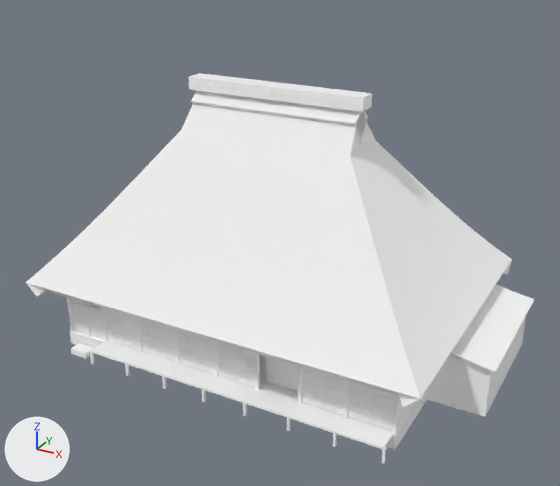
Before and after pictures for a commit that changed the glTF model public/assets/models/architecture/minka-kayabuki_2.glb.
Camera for both pictures: a 50 mm lens placed at (14.3, -25.7, 17.3), pointed at (0.5, -0.7, 4.7). Every picture has the same lights, and +X, +Y and +Z are marked at lower left. The older version comes first. Where no turn or scale is listed for an object, it has been applied to the vertices. Vertices at exactly the same position are counted once.

Objects in the first picture: 'minka-kayabuki_2'.
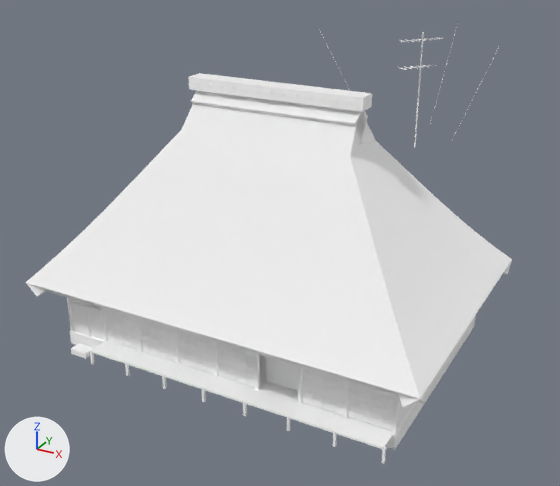
Where the newer file only moved an object's origin or applied its transform, the numbers keep the older frame.

What differs and where, as boxes [x1, y1, x2, y2] in the pictures (560 x 486 px; the box of a moved part takes in the faces that stretch with it):
```json
{"object": "minka-kayabuki_2", "change": "reshaped", "before": [26, 73, 534, 464], "after": [26, 23, 512, 464], "on screen": "13% taller"}
{"part": 1, "of": "me_minka_kayabuki_2", "change": "moved or reshaped", "before": [424, 316, 526, 417], "on screen": "not visible afterwards"}
{"part": 2, "of": "me_minka_kayabuki_2", "change": "added", "after": [414, 32, 424, 147]}
{"part": 3, "of": "me_minka_kayabuki_2", "change": "moved or reshaped", "before": [451, 284, 534, 373], "on screen": "not visible afterwards"}
{"part": 4, "of": "me_minka_kayabuki_2", "change": "built on", "before": [397, 398, 417, 431], "after": [320, 23, 499, 431]}
```

Scene script edits in JSON lines:
```json
{"block": "me_minka_kayabuki_2", "where": "# used by ob_minka_kayabuki_2; location = (0.73, 0.0, 5.46)"}
{"op": "remove", "block": "me_minka_kayabuki_2", "code": "me_minka_kayabuki_2.from_pydata(...)  # 2416 vertices, 4310 faces; spans x -9.1..9.1, y -5.9..5.9, z -5.5..5.5"}
{"op": "add", "block": "me_minka_kayabuki_2", "code": "me_minka_kayabuki_2.from_pydata(...)  # 2566 vertices, 4538 faces; spans x -10.6..7.9, y -5.9..5.9, z -5.5..7.8"}
{"block": "me_minka_kayabuki_2", "change": "me_minka_kayabuki_2 part 1: the loose piece of 8 vertices spanning x 6.5..8.9, y -1.9..3.8, z -5.2..-3.1 is moved by (-16.9, 0.0, 0.0)"}
{"block": "me_minka_kayabuki_2", "change": "me_minka_kayabuki_2 part 2: a new loose piece, a 6-sided cylinder along z spanning x 4.903..4.947, y -0.025..0.025, z 3.812..7.815, in mat_stone_granite (white #ffffff)"}
{"block": "me_minka_kayabuki_2", "change": "me_minka_kayabuki_2 part 3: the loose piece of 129 vertices spanning x 6.5..9.1, y -2.1..4.0, z -3.1..-2.6 is turned 180 degrees about the z axis through its middle, then moved by (-17.1, 0.0, 0.0)"}
{"block": "me_minka_kayabuki_2", "change": "me_minka_kayabuki_2 part 4"}
{"block": "me_minka_kayabuki_2", "change": "6 vertices are removed from x 6.5, y 4.8, z -3.9..-2.5"}
{"block": "me_minka_kayabuki_2", "change": "49 faces are deleted"}
{"block": "me_minka_kayabuki_2", "change": "3 vertices move within x 6.5..6.6, y 4.7..4.8, z -3.9..-2.5"}
{"block": "me_minka_kayabuki_2", "change": "112 vertices are added at x 1.7..7.9, y -1.6..4.8, z -3.9..7.8"}
{"block": "me_minka_kayabuki_2", "change": "22 new vertices lie (0.4, -0.3, 0.0) away from vertices in x 4.3..4.7, y -0.5..0.1, z 6.7..7.6"}
{"block": "me_minka_kayabuki_2", "change": "241 new faces join them, mat_stone_granite (white #ffffff)"}
{"block": "me_minka_kayabuki_2", "change": "other edits to the shape of me_minka_kayabuki_2 do not show in these pictures"}
```
